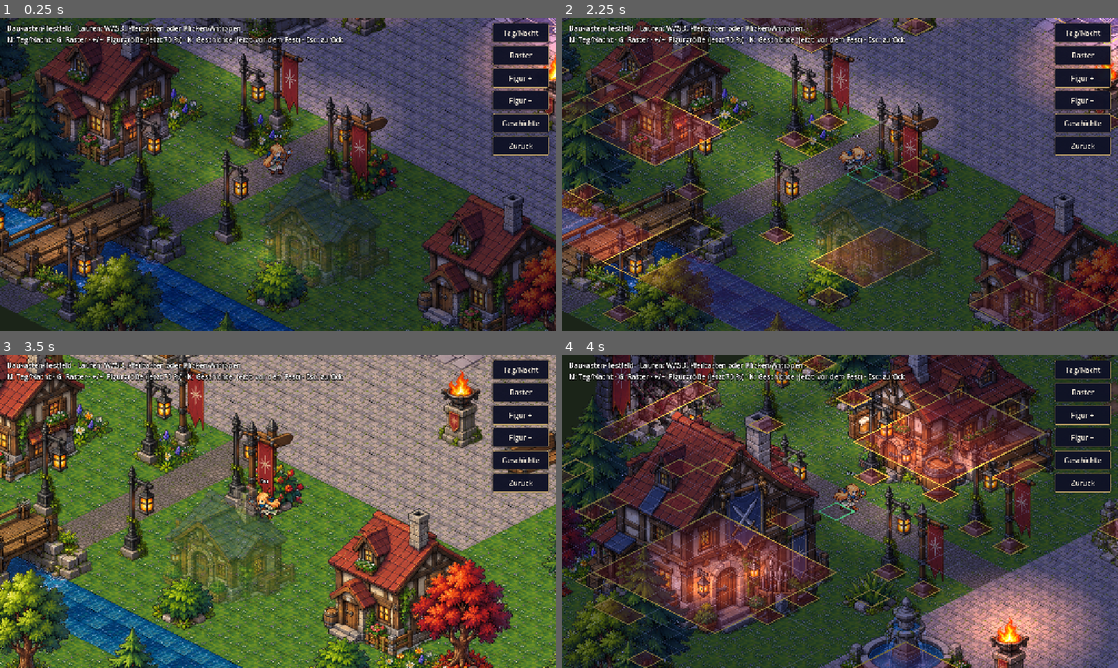
Above: before the commit, frames 1-4 (two rows, left to right).
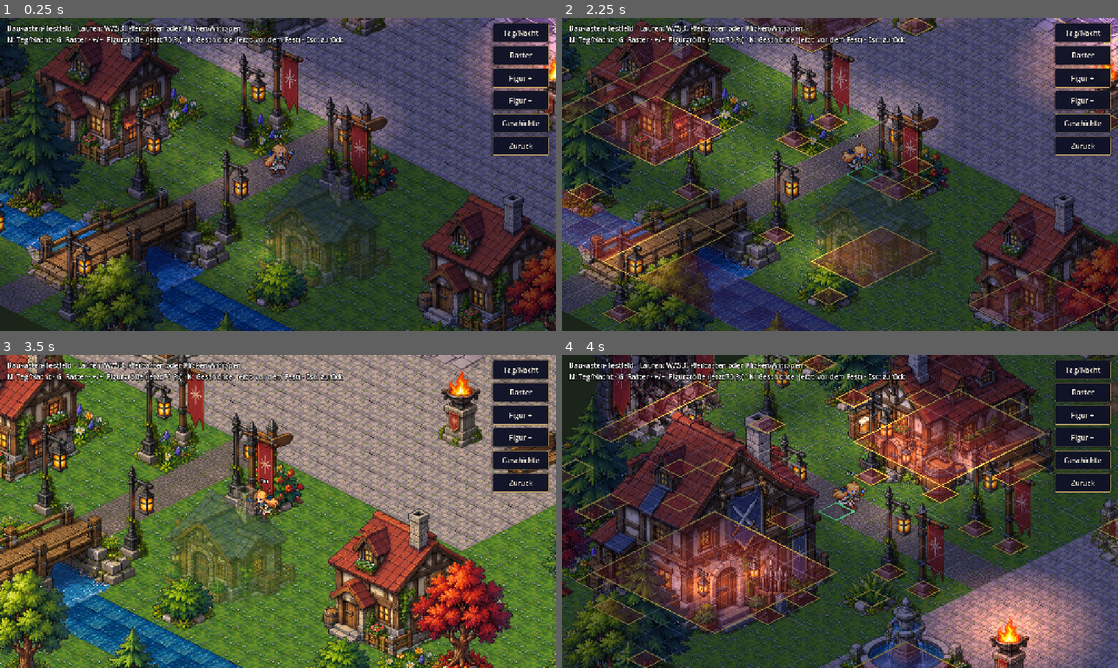
Above: after the commit, the same moments.

Repository: CazeX-studio/MiniKampf
Game: Godot game, scene res://tests/baukasten_auto.tscn
Same seed, same stepped clock (60 frames per second), same inputs: the game is played once before the commit and once after it. This scene is started directly instead of the project's main scene.
Inputs (mouse positions are in pixels of both pictures, inside the frame that each line leads up to):
- Up to frame 1 (0.25 s): no input
- Up to frame 2 (2.25 s): click "Tag/Nacht" at 0.5 s; click "Raster" at 1.25 s; tap Enter at 2 s; move the mouse to (962, 158) at 2.02 s; hold D from 2.03 s (still down); tap 1 at 2.1 s; click (962, 158) at 2.17 s
- Up to frame 3 (3.5 s): tap Space at 2.27 s; release D at 2.75 s; drag from (166, 527) to (250, 574) at 2.77 s
- Up to frame 4 (4 s): move the mouse to (895, 442) at 3.52 s; hold D from 3.53 s (still down); tap Enter at 3.6 s

The runs differ from the first frame. In frame 1, 7.6% of the frame differs, in the area x 0-53%, y 39-91%; in frame 2, 7.0%; in frame 3, 5.1%; in frame 4, 0.3%.

Commit message:
Bauauftrag: Vega läuft im Testfeld in vier Richtungen, Brücke ausgerichtet
Co-Authored-By: Claude Opus 5.5 <noreply@anthropic.com>
Claude-Session: https://claude.ai/code/session_01BHCPNy1F47Z7gZ7RGUu5gt

Diff:
--- a/data/baukasten_teile.json
+++ b/data/baukasten_teile.json
@@ -233,8 +233,8 @@
 				5
 			],
 			"fuss": [
-				240,
-				125
+				160,
+				115
 			],
 			"flach": true,
 			"begehbar": true
--- a/scripts/welt/baukasten_test.gd
+++ b/scripts/welt/baukasten_test.gd
@@ -89,6 +89,7 @@
 	_sorted.add_child(_holder)
 	_player = WorldCharacter.new()
 	_player.setup(PLAYER_LOOK, "Du")
+	_player.richtungen = true
 	_holder.add_child(_player)
 	_set_figur(_figur_stufe)
 
@@ -459,6 +460,10 @@
 	var screen_x := move.x - move.y
 	if absf(screen_x) > 0.001:
 		_player.facing = 1 if screen_x > 0 else -1
+	# Nach oben auf dem Bildschirm = vom Betrachter weg (Bilder von hinten)
+	var screen_y := move.x + move.y
+	if absf(screen_y) > 0.001:
+		_player.hinten = screen_y < 0
 
 
 ## Figur richtig einsortieren: Steht sie vor einem Ding, wird sie danach gemalt, sonst davor.
--- a/scripts/welt/world_character.gd
+++ b/scripts/welt/world_character.gd
@@ -9,6 +9,11 @@
 
 var moving := false
 var facing := 1
+## Laufbilder in vier Richtungen benutzen (wenn die Figur sie hat): schräg nach vorne oder nach hinten,
+## links/rechts über facing. Vorerst nur im Baukasten-Testfeld eingeschaltet.
+var richtungen := false
+## Läuft bzw. schaut die Figur nach hinten (vom Betrachter weg)?
+var hinten := false
 ## Zeichen über dem Kopf: "!" = neuer Auftrag, "?" = hier etwas erledigen, "" = nichts
 var marker := ""
 ## Gehört das Zeichen zu einem Nebenauftrag? Dann ist es blau statt gelb.
@@ -30,7 +35,7 @@
 
 
 func setup(look: String, p_name: String, tint := Color.WHITE, name_color := Color.WHITE) -> void:
-	for anim: String in ["idle", "run"]:
+	for anim: String in ["idle", "run", "idle_vorn", "run_vorn", "idle_hinten", "run_hinten"]:
 		var frames: Array[Texture2D] = []
 		var i := 0
 		while ResourceLoader.exists(FighterView.sprite_path(look, anim, i)):
@@ -75,8 +80,16 @@
 			_bubble.queue_free()
 			_bubble = null
 	var anim := "run" if moving and _frames.run.size() > 0 else "idle"
+	var fps := 12.0 if anim == "run" else idle_fps
+	if richtungen:
+		var gerichtet := anim + ("_hinten" if hinten else "_vorn")
+		if _frames[gerichtet].size() > 0:
+			anim = gerichtet
+			# Die Richtungsbilder haben 6 statt 4 Bilder pro Bewegung
+			fps = 10.0 if moving else idle_fps
 	var frames: Array = _frames[anim]
-	_sprite.texture = frames[int(_time * (12.0 if anim == "run" else idle_fps)) % frames.size()]
+	_sprite.texture = frames[int(_time * fps) % frames.size()]
+	_sprite.offset = Vector2(0, -_sprite.texture.get_height() * 0.5)
 	_sprite.flip_h = facing < 0
 	queue_redraw()
 	_overlay.queue_redraw()
--- a/tests/baukasten_auto.gd
+++ b/tests/baukasten_auto.gd
@@ -47,9 +47,13 @@
 		[8.7, func() -> void:
 			_toggle_grid()
 			walk_to(Vector2i(32, 62))],
+		[9.6, func() -> void: _foto("laufen_vorn")],
 		[13.5, func() -> void:
 			print("Nach dem Klick-Weg: ", Vector2i(_pos.floor()))
 			_foto("bruecke")
+			walk_to(Vector2i(32, 50))],
+		[14.6, func() -> void:
+			_foto("laufen_hinten")
 			get_tree().quit()],
 	]
 	while _step < plan.size() and _t >= plan[_step][0]:
Binary file added: assets/figuren/vega_idle_hinten_anim_f0.png
Not shown, added: assets/figuren/vega_idle_hinten_anim_f0.png.import
Binary file added: assets/figuren/vega_idle_hinten_anim_f1.png
Not shown, added: assets/figuren/vega_idle_hinten_anim_f1.png.import
Binary file added: assets/figuren/vega_idle_hinten_anim_f2.png
Not shown, added: assets/figuren/vega_idle_hinten_anim_f2.png.import
Binary file added: assets/figuren/vega_idle_hinten_anim_f3.png
Not shown, added: assets/figuren/vega_idle_hinten_anim_f3.png.import
Binary file added: assets/figuren/vega_idle_hinten_anim_f4.png
Not shown, added: assets/figuren/vega_idle_hinten_anim_f4.png.import
Binary file added: assets/figuren/vega_idle_hinten_anim_f5.png
Not shown, added: assets/figuren/vega_idle_hinten_anim_f5.png.import
(and 42 more such lines)
